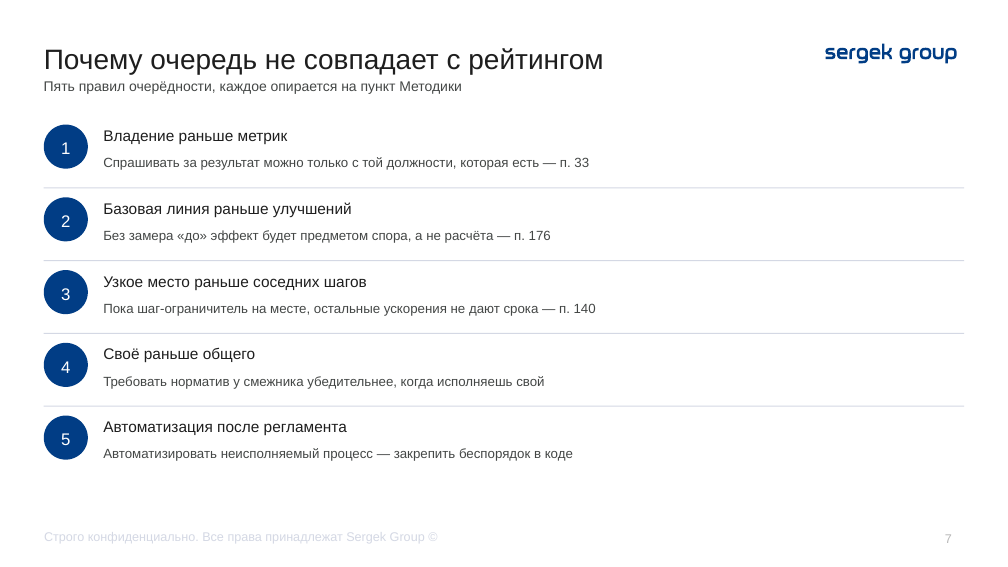
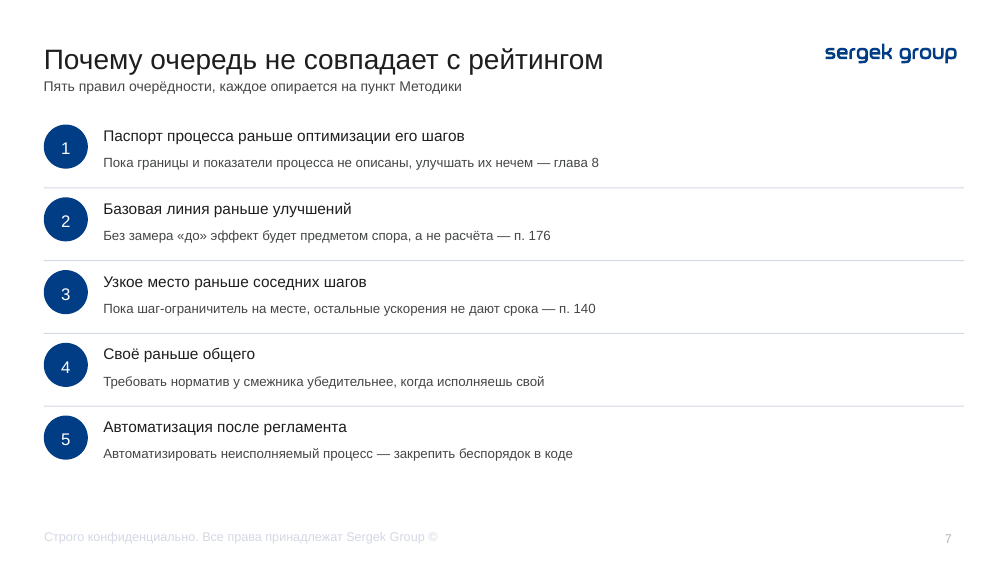
Before and after one commit to TemeshevProject/SG-DUP-Project, a slide deck: slide 7 of dup_project/02_Презентация/ДУП_Приоритеты_реинжиниринга_презентация.pptx. Drawn at 1008x567 pixels with LibreOffice and Linux fonts; fonts in the diff are those of the drawing. Boxes give left, top, right and bottom in pixels: in the first picture for what was removed or moved away, otherwise in the second. Text is boxed around its words. In the diff, an @@ line names an element or a change of style, - is before the commit and + after.

```diff
--- a/dup_project/02_Презентация/ДУП_Приоритеты_реинжиниринга_презентация.pptx
+++ b/dup_project/02_Презентация/ДУП_Приоритеты_реинжиниринга_презентация.pptx
@@ text at bbox=[103, 130, 465, 144]: text changed @@
-Владение раньше метрик
+Паспорт процесса раньше оптимизации его шагов
@@ text at bbox=[103, 158, 599, 170]: text changed @@
-Спрашивать за результат можно только с той должности, которая есть — п. 33
+Пока границы и показатели процесса не описаны, улучшать их нечем — глава 8
```
Also in this commit, not shown: 9 other slides changed, 10 other files.
